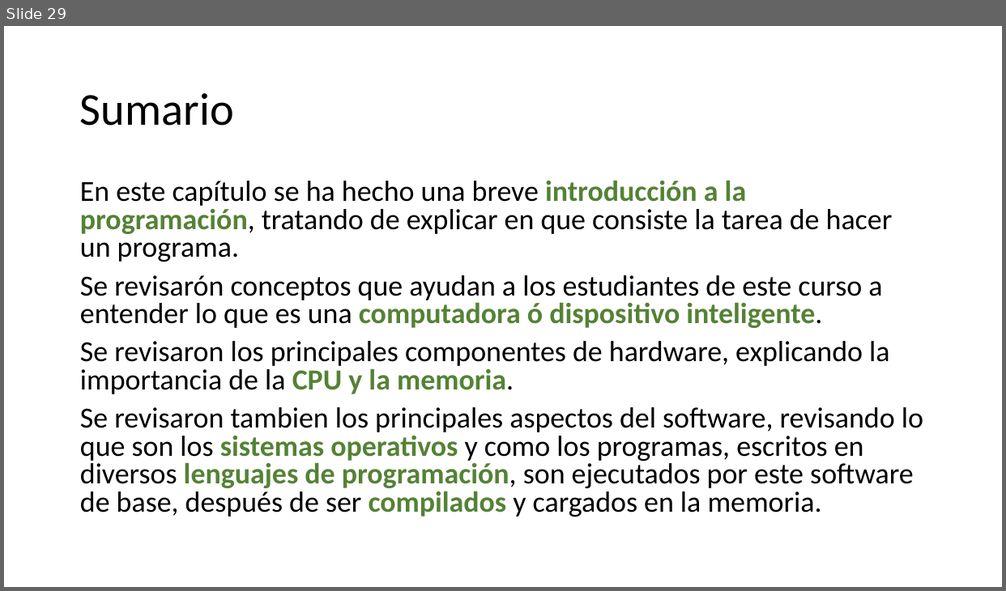
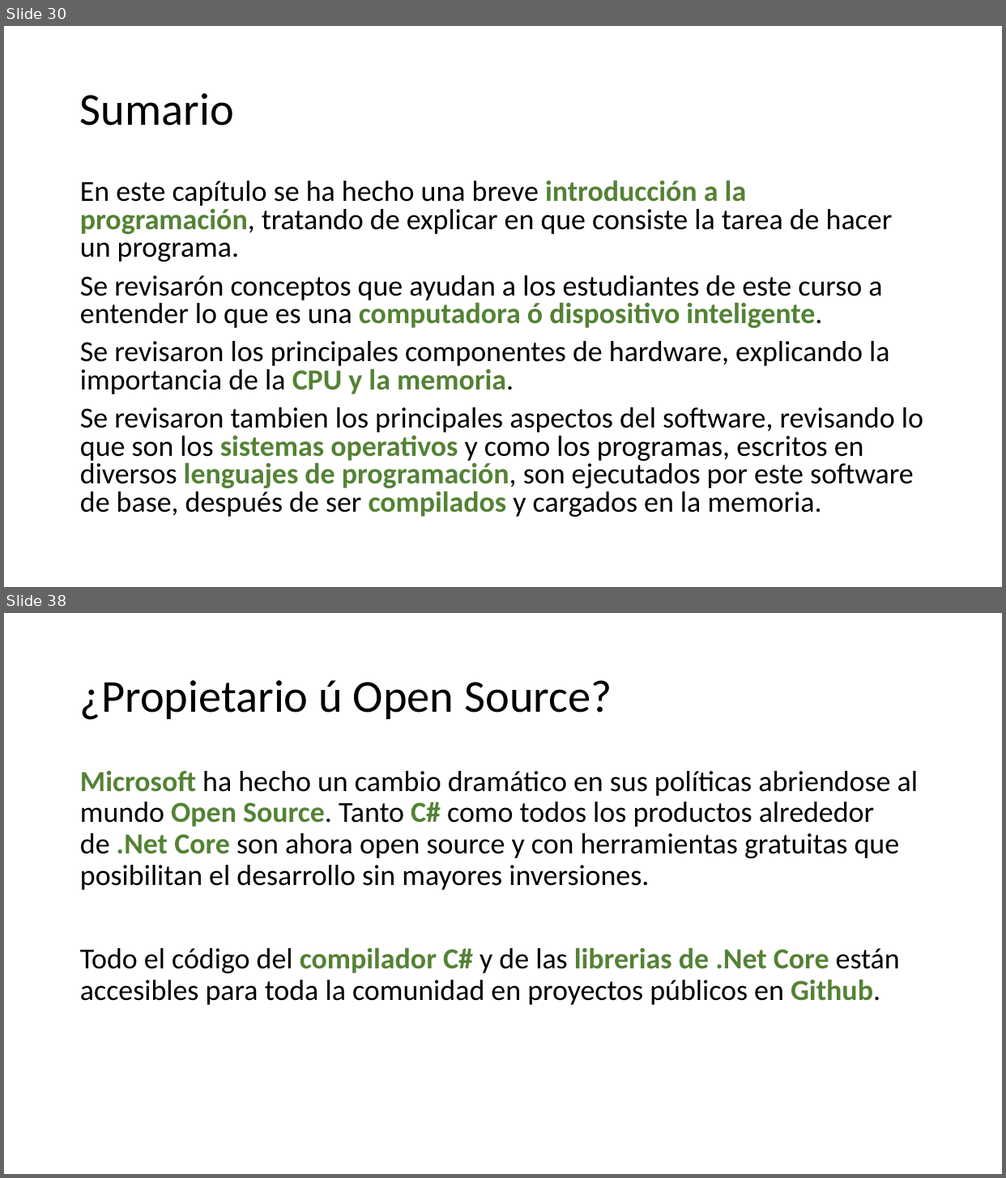
Before and after one commit to AlbertOsinaga/CursoCSharp__8, a slide deck: C# para principiantes.pptx. Shown one above the other, each under a label of ours: slide 29 before the commit, slides 30 and 38 after it; the slides between them are not shown. The pictures are 1006x591 and 1006x1178 pixels, drawn with LibreOffice and Linux fonts; fonts in the diff are those of the drawing. Boxes give left, top, right and bottom in pixels: in the first picture for what was removed or moved away, otherwise in the second. Text is boxed around its words. In the diff, an @@ line names an element or a change of style, - is before the commit and + after.

```diff
--- a/C# para principiantes.pptx
+++ b/C# para principiantes.pptx
@@ slide 38 added at [4, 613, 1002, 1174], background #FFFFFF @@
@@ title added at [80, 680, 612, 720], 44 pt, text #000000 @@
+¿Propietario ú Open Source?
@@ text added at [80, 771, 918, 1005], 28 pt, text #000000 @@
+Microsoft ha hecho un cambio dramático en sus políticas abriendose al mundo Open Source. Tanto C# como todos los productos alrededor de .Net Core son ahora open source y con herramientas gratuitas que posibilitan el desarrollo sin mayores inversiones.
+Todo el código del compilador C# y de las librerias de .Net Core están accesibles para toda la comunidad en proyectos públicos en Github.
@@ what was slide 29 is now slide 30 @@
```
Also in this commit, not shown: 1 slide changed, 17 other slides added, 11 other files.
